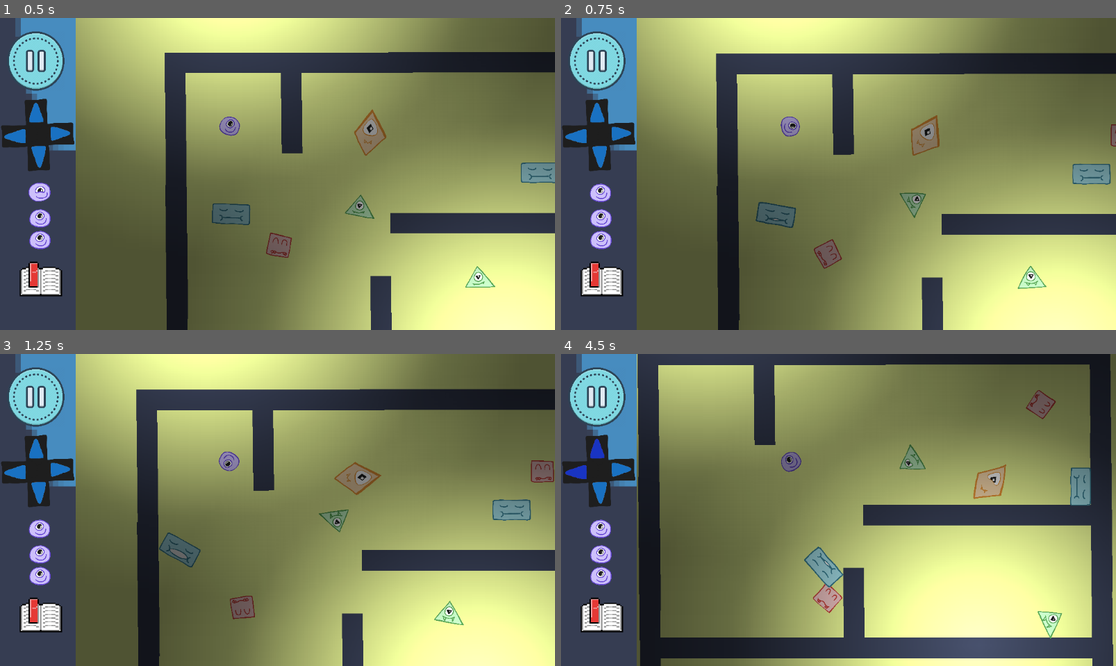
Above: before the commit, frames 1-4 (two rows, left to right).
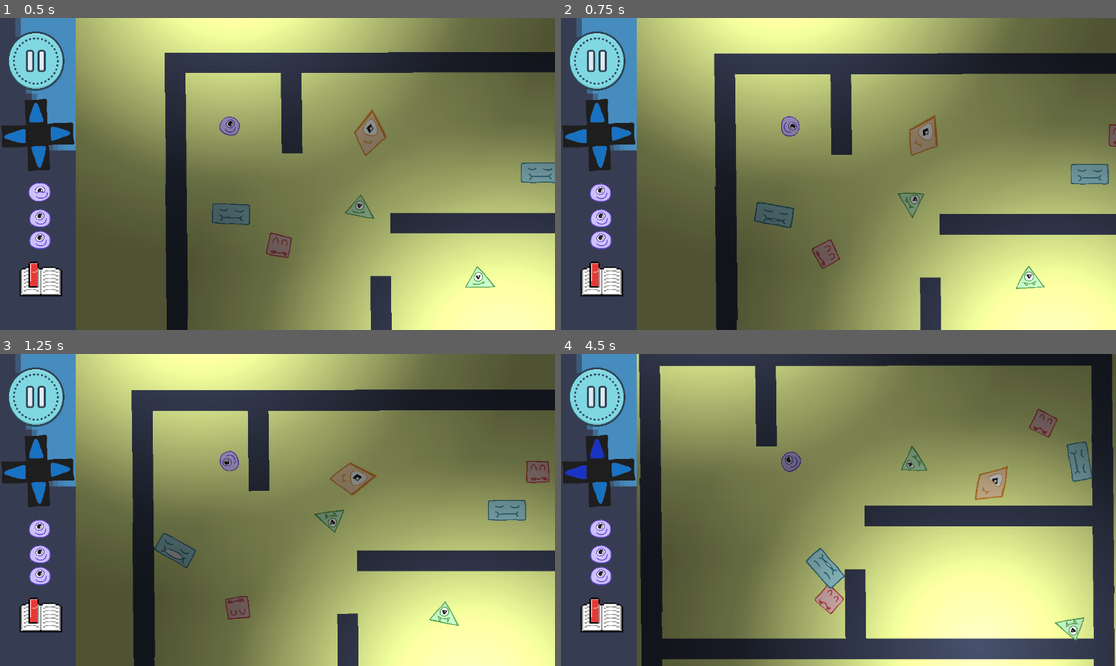
Above: after the commit, the same moments.

Repository: Abish-27/Graviton
Game: Godot game, scene res://main.tscn
Same seed, same stepped clock (60 frames per second), same inputs: the game is played once before the commit and once after it. The engine's default icon, where the game draws it, is replaced by a stand-in: a white triangle on a blue panel in a dark square.
Inputs (mouse positions are in pixels of both pictures, inside the frame that each line leads up to):
- Up to frame 1 (0.5 s): no input
- Up to frame 2 (0.75 s): click (594, 61) at 0.5 s
- Up to frame 3 (1.25 s): no input
- Up to frame 4 (4.5 s): hold D (right) 1.28-2.03 s; hold Down (down) 2.03-2.78 s; hold D (right) 2.78-3.53 s; hold Up (up) 3.53-4.28 s; hold Left (left) from 4.28 s (still down)

Frame 1 is identical in both runs. In frame 2, 2.0% of the frame differs, in the area x 27-100%, y 11-100%; in frame 3, 4.4%; in frame 4, 4.8%, in the area x 13-100%, y 0-100%.

Commit message:
Changed stasis speed

Diff:
--- a/graviton/scripts/player.gd
+++ b/graviton/scripts/player.gd
@@ -50,7 +50,7 @@
 func _set_random_motion():
 	var rand_angle = randf() * TAU
 	var rand_dir = Vector2(cos(rand_angle), sin(rand_angle)).normalized()
-	velocity = rand_dir * speed * 0.5
+	velocity = rand_dir * speed * 0.6
 
 func reset():
 	gravity_direction = Vector2.ZERO
